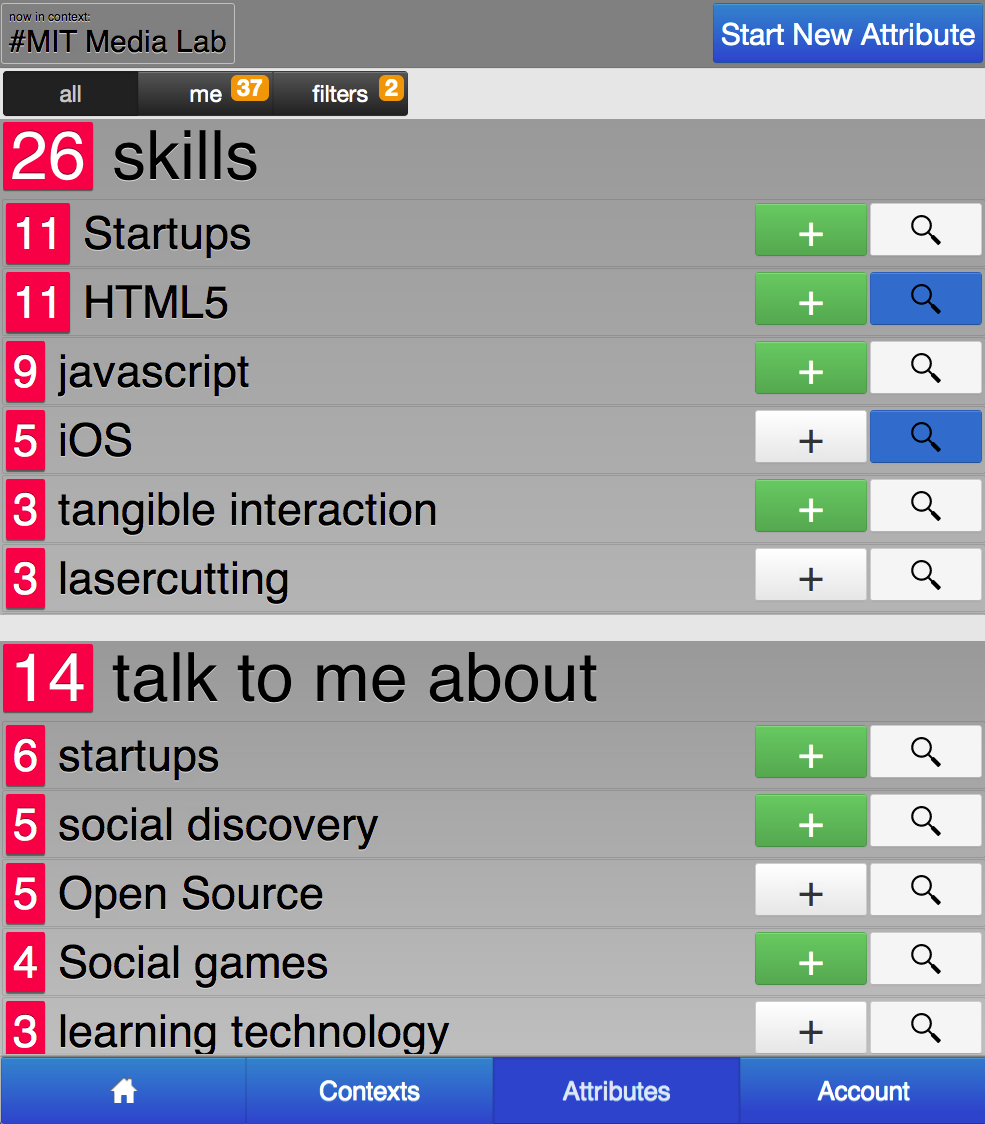
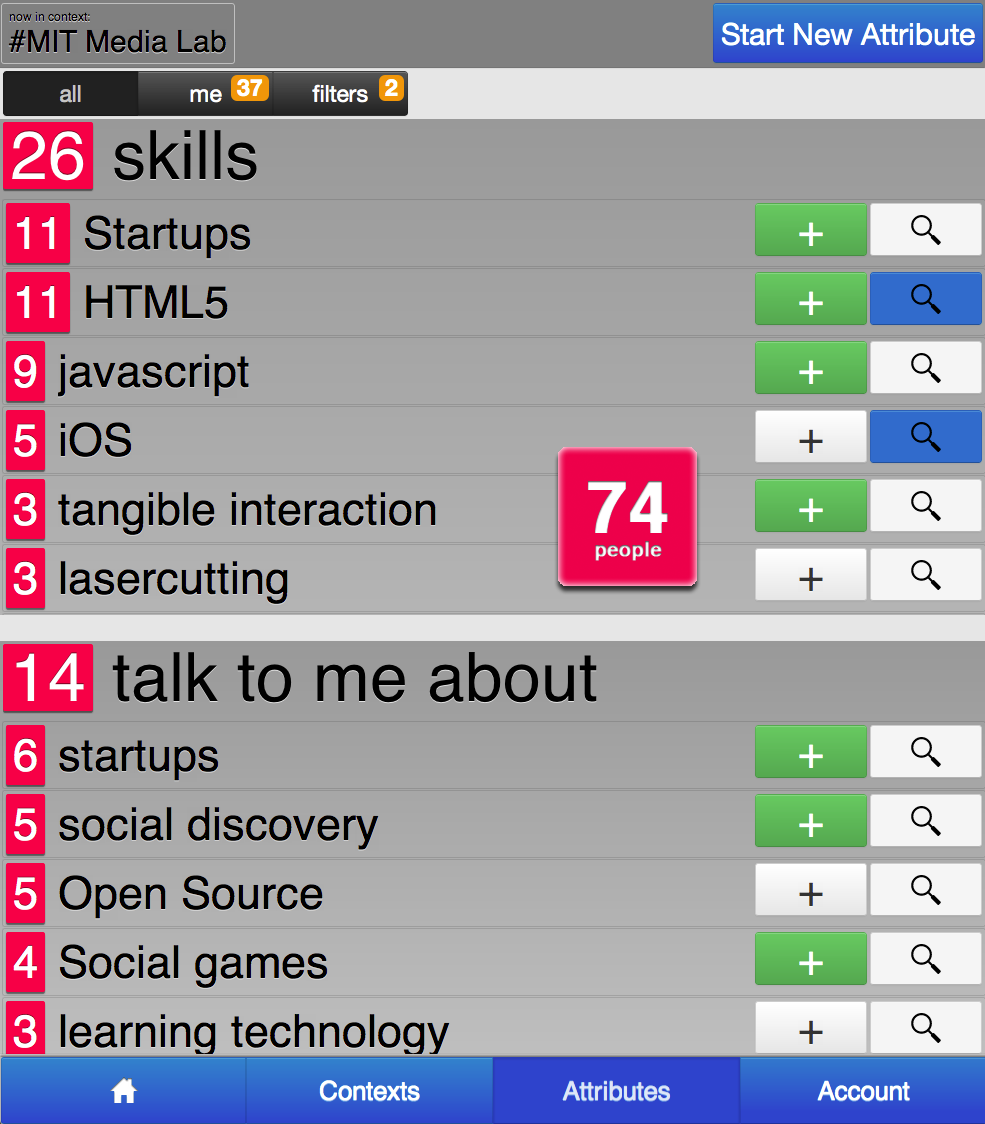
Two versions of the same layered image (985x1124). Layer-by-layer changes:
added group "counter" with 2 layers above "Layer 1" over (558, 447, 697, 586)
added layer "74 people" in group "counter" over (587, 481, 668, 561)
added layer "Shape 1" in group "counter" over (558, 447, 697, 586)
